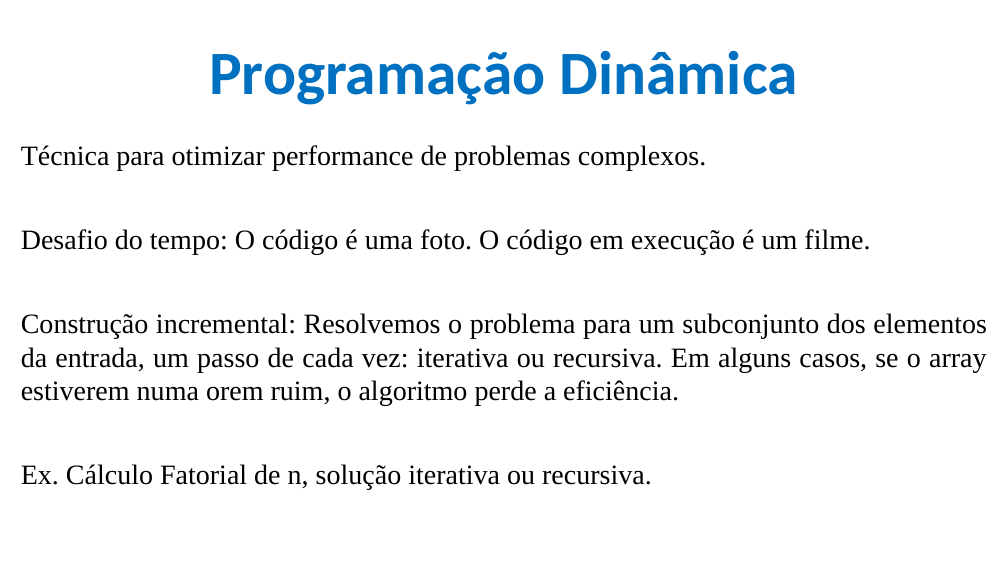
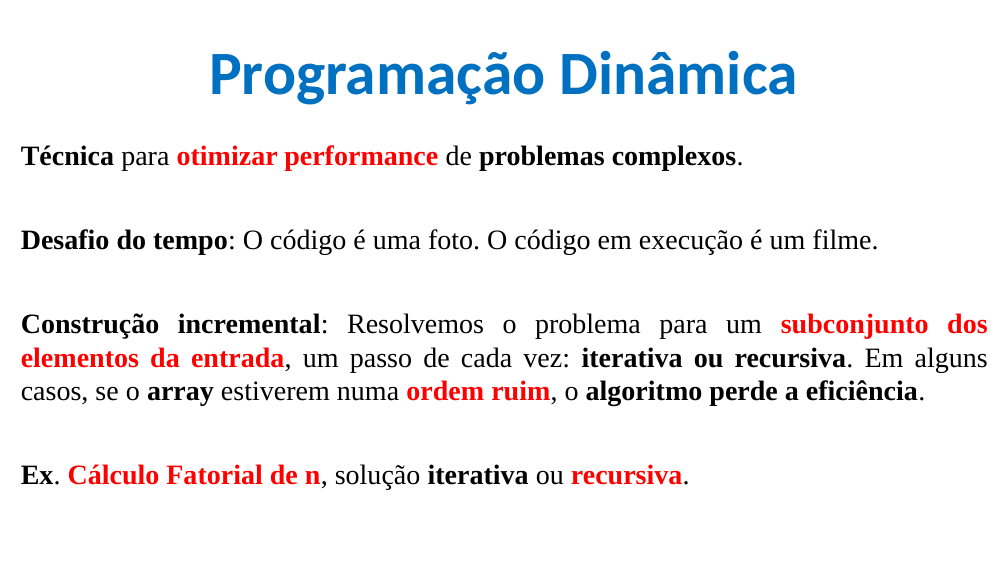
Before and after one commit to CloudEducationBrazil/WydenAlgoritmosEComplexidade, a slide deck: slide 5 of 01 Classes/Aula 09 - Algoritmos e Complexidade - Programação Dinâmica.pptx. Drawn at 1008x567 pixels with LibreOffice and Linux fonts; fonts in the diff are those of the drawing; background and template pictures are left out. Boxes give left, top, right and bottom in pixels: in the first picture for what was removed or moved away, otherwise in the second. Text is boxed around its words. In the diff, an @@ line names an element or a change of style, - is before the commit and + after.

```diff
--- a/01 Classes/Aula 09 - Algoritmos e Complexidade - Programação Dinâmica.pptx
+++ b/01 Classes/Aula 09 - Algoritmos e Complexidade - Programação Dinâmica.pptx
@@ text at <box>21,145,878,490</box>: text colour #000000 to #FF0000 in "otimizar performance", "Cálculo Fatorial de n, recursiva."; bold on in "Técnica otimizar performance problemas complexos.", "Desafio do tempo:", "Ex. Cálculo Fatorial de n, iterativa recursiva." @@
@@ text at <box>21,313,988,406</box>: text changed; bold on @@
-Construção incremental: Resolvemos o problema para um subconjunto dos elementos da entrada, um passo de cada vez: iterativa ou recursiva. Em alguns casos, se o array estiverem numa orem ruim, o algoritmo perde a eficiência.
+Construção incremental: Resolvemos o problema para um subconjunto dos elementos da entrada, um passo de cada vez: iterativa ou recursiva. Em alguns casos, se o array estiverem numa ordem ruim, o algoritmo perde a eficiência.
```
Also in this commit, not shown: 7 other slides changed, 3 other files.
